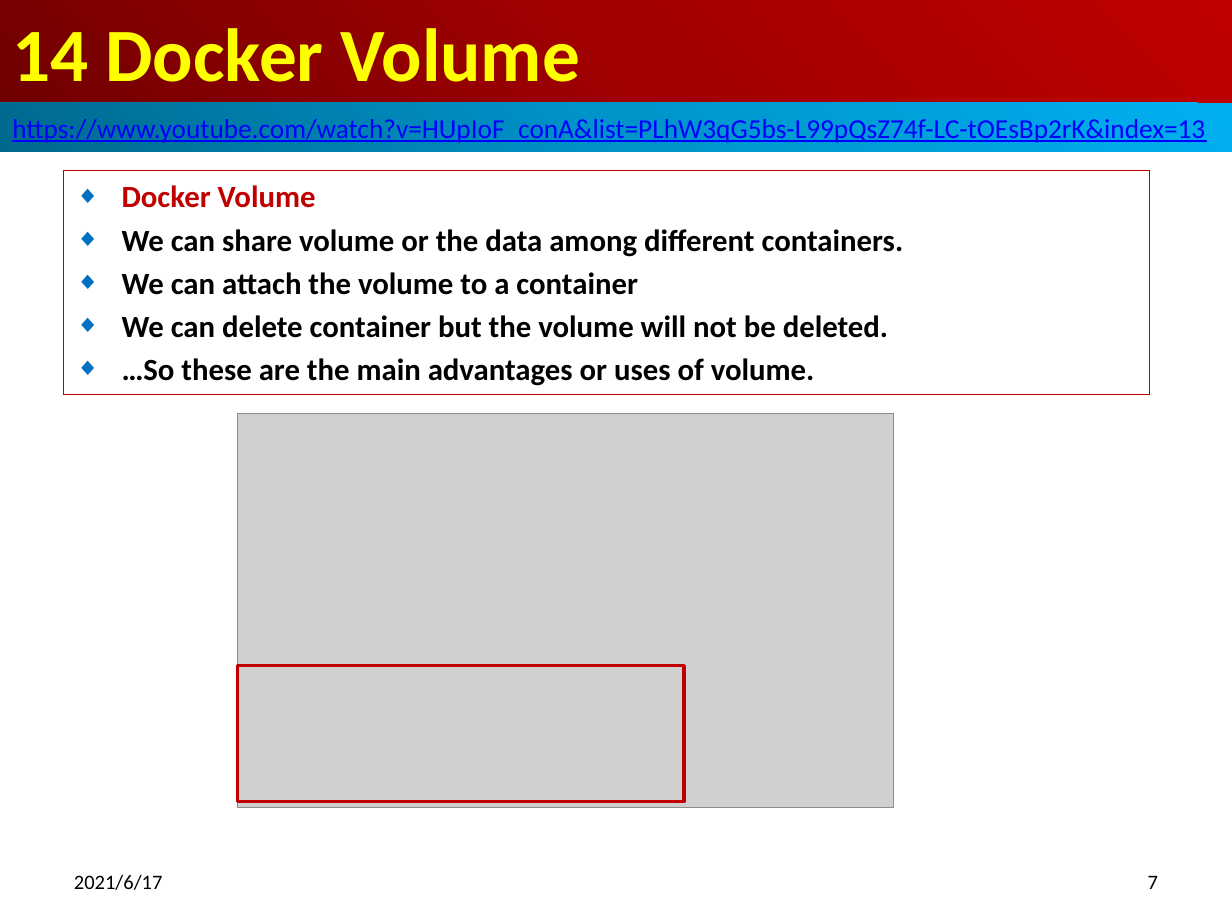
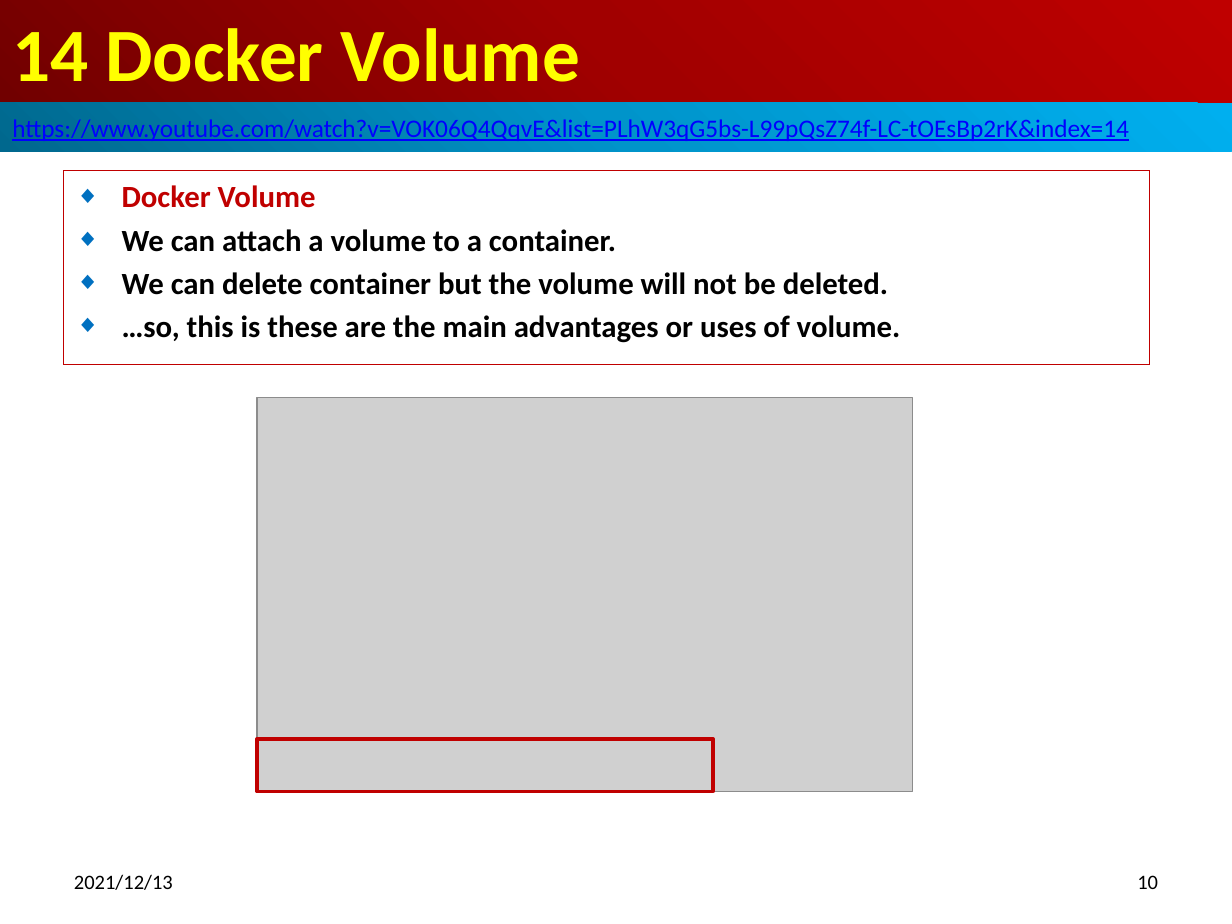
Before and after one commit to peterhchen/800-Docker, a slide deck: slide 10 of 14_DockerVolume.pptx (slide 7 before the commit). Drawn at 1232x924 pixels with LibreOffice and Linux fonts; fonts in the diff are those of the drawing; grey boxes stand for pictures. Boxes give left, top, right and bottom in pixels: in the first picture for what was removed or moved away, otherwise in the second. Text is boxed around its words. In the diff, an @@ line names an element or a change of style, - is before the commit and + after.

```diff
--- a/14_DockerVolume.pptx
+++ b/14_DockerVolume.pptx
@@ text in rectangle at [12,116,1129,143]: text changed; size 16 to 14.8 pt @@
-https://www.youtube.com/watch?v=HUpIoF_conA&list=PLhW3qG5bs-L99pQsZ74f-LC-tOEsBp2rK&index=13
+https://www.youtube.com/watch?v=VOK06Q4QqvE&list=PLhW3qG5bs-L99pQsZ74f-LC-tOEsBp2rK&index=14
@@ subtitle "Docker Volume": place and size @@
-subtitle "Docker Volume" at [63,171,1149,394]
+subtitle "Docker Volume" at [63,171,1149,365]
@@ subtitle at [122,229,616,252]: text changed @@
-◆ We can share volume or the data among different containers.
-◆ We can attach the volume to a container
+◆ We can attach a volume to a container.
@@ subtitle at [122,315,901,343]: text changed @@
-◆ …So these are the main advantages or uses of volume.
+◆ …so, this is these are the main advantages or uses of volume.
@@ picture: place and size @@
-picture at [238,414,893,808]
+picture at [257,398,913,792]
@@ rectangle: place and size @@
-rectangle at [238,665,684,801]
+rectangle at [257,739,713,792]
@@ text at [74,874,173,890]: text changed @@
-2021/6/17
+2021/12/13
@@ page number at [1137,875,1158,889]: text changed @@
-7
+10
```
Also in this commit, not shown: 47 other slides changed, 3 slides added, 1 slide removed, 2 other files.
